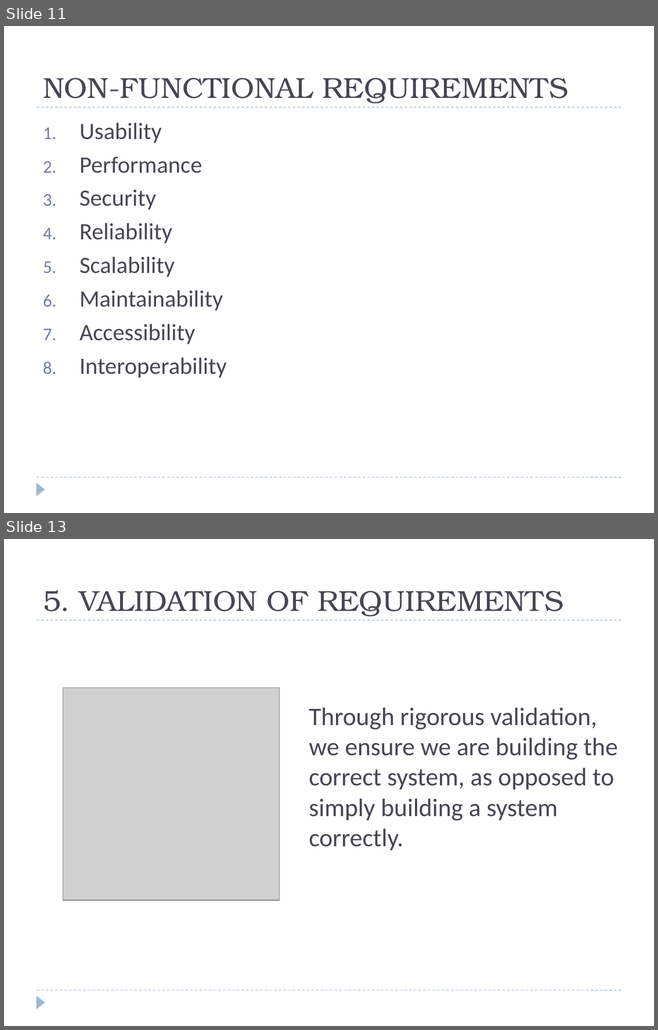
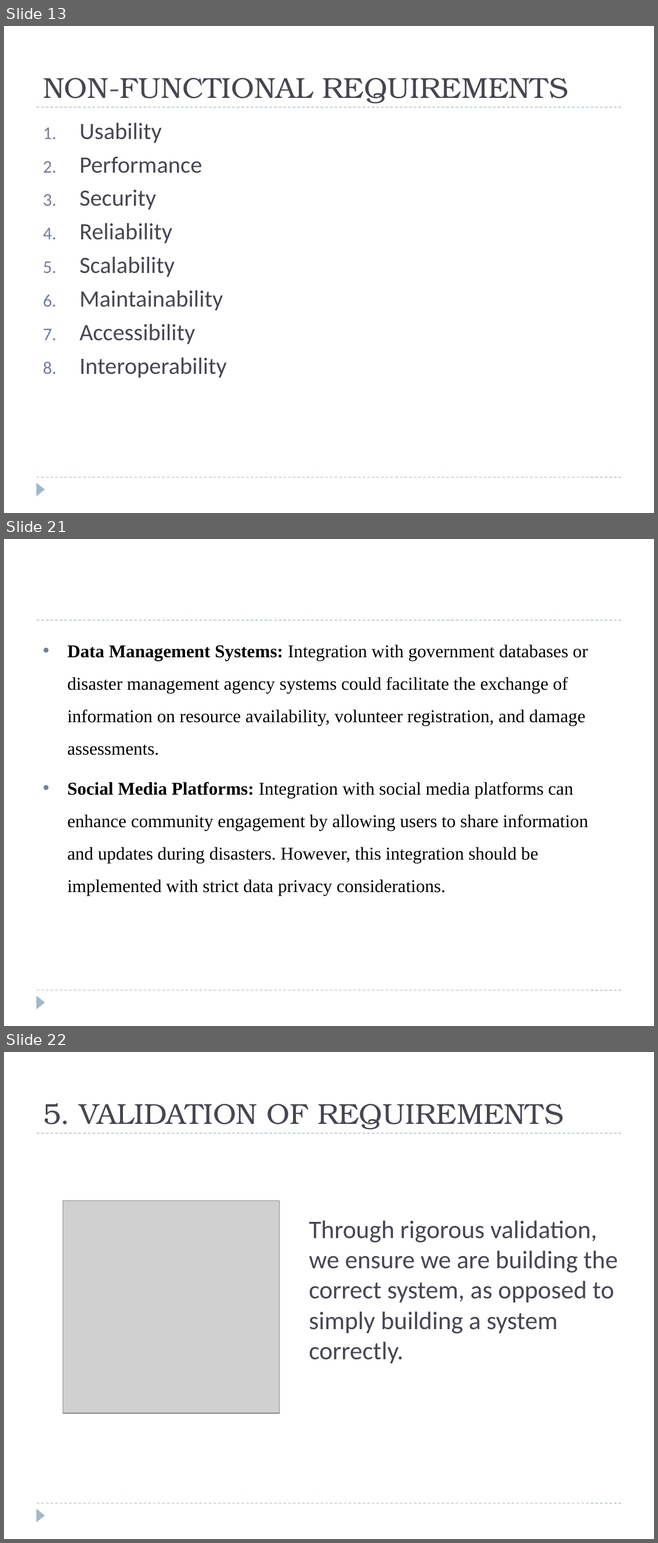
Before and after one commit to JIM440/CEF440-group-22, a slide deck: Task 3/GROUP_22.pptx. Shown one above the other, each under a label of ours: slides 11 and 13 before the commit, slides 13, 21 and 22 after it; the slides between them are not shown. The pictures are 658x1030 and 658x1543 pixels, drawn with LibreOffice and Linux fonts; fonts in the diff are those of the drawing; grey boxes stand for pictures. Boxes give left, top, right and bottom in pixels: in the first picture for what was removed or moved away, otherwise in the second. Text is boxed around its words. In the diff, an @@ line names an element or a change of style, - is before the commit and + after.

```diff
--- a/Task 3/GROUP_22.pptx
+++ b/Task 3/GROUP_22.pptx
@@ slide 21 added at bbox=[4, 539, 654, 1026], background #FFFFFF; not listed: 3 template elements that a slide beside it also shows @@
@@ text added at bbox=[67, 645, 588, 895], 20 pt, text #000000 @@
+• Data Management Systems: Integration with government databases or disaster management agency systems could facilitate the exchange of information on resource availability, volunteer registration, and damage assessments.
+• Social Media Platforms: Integration with social media platforms can enhance community engagement by allowing users to share information and updates during disasters. However, this integration should be implemented with strict data privacy considerations.
@@ what was slide 11 is now slide 13 @@
@@ what was slide 13 is now slide 22 @@
```
Also in this commit, not shown: 5 slides changed, 8 other slides added.
